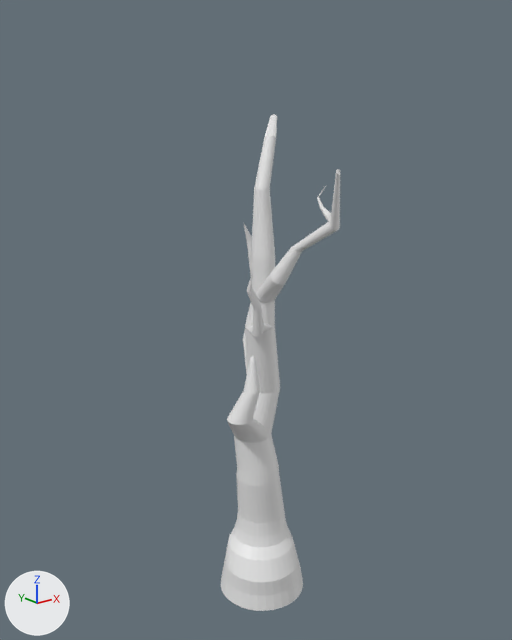
Before and after pictures for a commit that changed the Blender file env_tree_AxelCarter_01.blend.
Before and after are seen from a 50 mm lens placed at (-9.78, -11.98, 12.52), pointed at (-0.18, 0.01, 7.72). The axes (+X, +Y, +Z) are drawn at lower left. The lights are the same throughout. The older version comes first.

Before the edit, the objects in view are built like this:
```python
me_cylinder = bpy.data.meshes.new('Cylinder')
me_cylinder.from_pydata(...)  # 1248 vertices, 1218 faces; spans x -1.18..1.21, y -2.18..1.5, z 0.61..12.16
ob_cylinder = bpy.data.objects.new('Cylinder', me_cylinder)
ob_cylinder.location = (0.0, 0.0, 0.0)
```
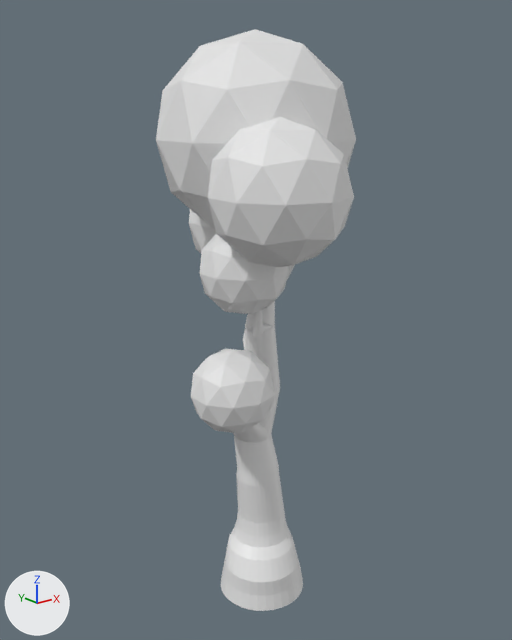
Commit message: Do you want a banana?
This banana for you

Where the newer file only moved an object's origin or applied its transform, the numbers keep the older frame.

The change in detail:
me_cylinder is used by ob_cylinder; location (0.0, 0.0, 0.0).
me_cylinder had 1248 vertices, 1218 faces and spanned x -1.18..1.21, y -2.18..1.5, z 0.61..12.16.
me_cylinder now has 1458 vertices, 1618 faces and spans x -2.31..1.92, y -3.09..2.74, z 0.61..13.85.
me_cylinder part 1: a new loose piece, an icosphere of 80 faces spanning x -1.84..-0.01, y -1.47..0.46, z 8.14..10.06.
me_cylinder part 2: a new loose piece, an icosphere of 80 faces spanning x -2.14..1.92, y -2.01..2.26, z 9.58..13.85.
me_cylinder part 3: a new loose piece, an icosphere of 80 faces spanning x -2.31..0.38, y -3.09..-0.26, z 9.36..12.19.
me_cylinder part 4: a new loose piece, an icosphere of 80 faces spanning x -0.74..1.8, y 0.07..2.74, z 8.42..11.09.
me_cylinder part 5: a new loose piece, an icosphere of 80 faces spanning x -1.99..-0.16, y -1.23..0.69, z 5.37..7.29.

Changed parts and their boxes (x1, y1, x2, y2) in the pictures (512 x 640 px):
'Cylinder', reshaped (68% wider, 17% taller): before (221, 114, 340, 611); after (156, 29, 356, 611)
part 1 of me_cylinder, added: after (199, 234, 289, 314)
part 2 of me_cylinder, added: after (156, 29, 356, 229)
part 3 of me_cylinder, added: after (208, 117, 354, 267)
part 4 of me_cylinder, added: after (189, 209, 216, 254)
part 5 of me_cylinder, added: after (191, 349, 275, 434)
